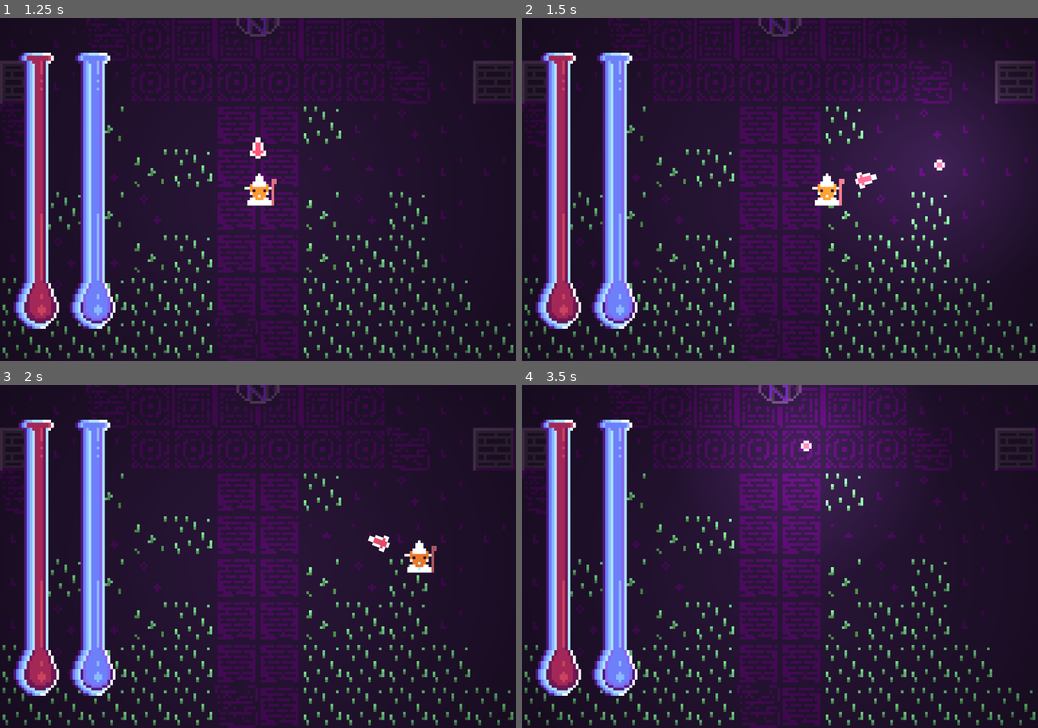
Above: before the commit, frames 1-4 (two rows, left to right).
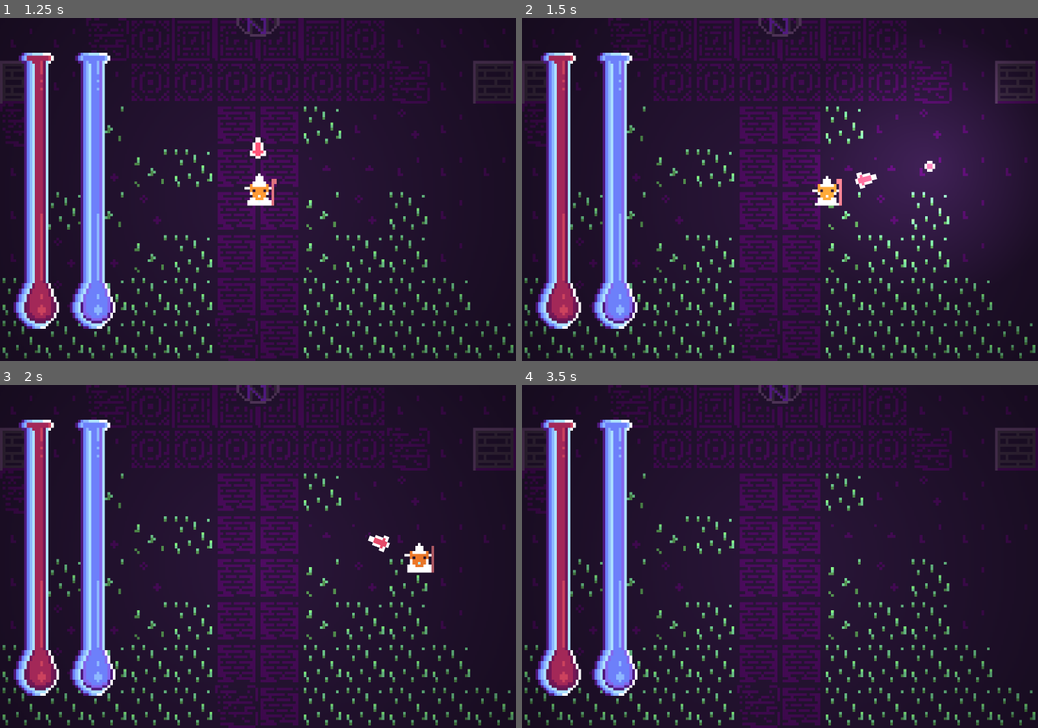
Above: after the commit, the same moments.

Repository: Kolbias/GGJ2026
Game: Godot game, scene res://Data/Maps/world.tscn
The game is run twice, just before and just after one commit, with the same random seed, the same clock (stepped at 60 frames per second) and the same inputs.
Inputs (mouse positions are in pixels of both pictures, inside the frame that each line leads up to):
- Up to frame 1 (1.25 s): click "Play" at 0.5 s
- Up to frame 2 (1.5 s): tap Enter at 1.25 s; move the mouse to (893, 172) at 1.27 s; press the mouse at (893, 172) at 1.28 s; hold D (MoveRight) from 1.28 s (still down)
- Up to frame 3 (2 s): keep holding D (MoveRight)
- Up to frame 4 (3.5 s): move the mouse to (676, 573) at 2.02 s; release D (MoveRight) at 2.03 s; release the mouse at (676, 573) at 2.03 s; hold S (MoveDown) 2.03-2.78 s; tap E (MaskNext) at 2.1 s; click (676, 573) at 2.3 s; move the mouse to (831, 481) at 2.77 s; hold D (MoveRight) from 2.78 s (still down); hold Q (MaskPrev) from 2.78 s (still down); click (831, 481) at 3.05 s

Frame 1 is identical in both runs. In frame 2, 0.2% of the frame differs, in the area x 56-82%, y 41-55%; in frame 3, less than 0.1%; in frame 4, 8.0%, in the area x 37-73%, y 0-44%.

Commit message:
Added Fire Rate for bullets
- Added Fire Rate (shots per second) in the mask resource and set fox to 3 and the others to 1
- Now you can hold down the fire button instead of spam clicking

Diff:
--- a/ggj-2026-maskuerade/Data/Characters/mask.gd
+++ b/ggj-2026-maskuerade/Data/Characters/mask.gd
@@ -5,6 +5,8 @@
 
 var currentMask : MaskResource = preload("res://Data/Resources/Masks/EmptyMask.tres")
 
+var currentWeaponTimer : float = 0.0
+var canFireProjectile : bool = true
 @export var projectile : PackedScene
 
 @onready var mask_sprite: Sprite2D = %MaskSprite
@@ -13,12 +15,20 @@
 func _ready() -> void:
 	pass
 
-func _process(_delta: float) -> void:
+func _process(delta: float) -> void:
 	shoot_point.look_at(get_global_mouse_position())
 
-func _unhandled_input(event: InputEvent) -> void:
-	if event.is_action_pressed("Shoot"):
-		GameEvents.shot_fired.emit(shoot_point.global_position, get_global_mouse_position(), currentMask.maskType)
+	if currentWeaponTimer > 0.0:
+		currentWeaponTimer -= delta
+		if currentWeaponTimer <= 0.0:
+			canFireProjectile = true
+
+	if canFireProjectile == true:
+		if Input.is_action_pressed("Shoot"):
+			currentWeaponTimer = (1.0 / currentMask.projectileFireRate)
+			canFireProjectile = false
+			GameEvents.shot_fired.emit(shoot_point.global_position, get_global_mouse_position(), currentMask.projectileType)
+
 
 func SetMask(maskRes : MaskResource):
 	currentMask = maskRes
--- a/ggj-2026-maskuerade/Data/Characters/player.tscn
+++ b/ggj-2026-maskuerade/Data/Characters/player.tscn
@@ -47,7 +47,7 @@
 }],
 "loop": true,
 "name": &"run",
-"speed": 5.0
+"speed": 8.0
 }]
 
 [sub_resource type="Curve" id="Curve_loqsb"]
@@ -77,6 +77,8 @@
 [node name="BaseSprite" type="AnimatedSprite2D" parent="."]
 texture_filter = 1
 sprite_frames = SubResource("SpriteFrames_fq6r7")
+animation = &"run"
+frame_progress = 0.58596295
 
 [node name="AfterImage" type="GPUParticles2D" parent="BaseSprite"]
 emitting = false
--- a/ggj-2026-maskuerade/Data/Resources/Masks/FoxMask.tres
+++ b/ggj-2026-maskuerade/Data/Resources/Masks/FoxMask.tres
@@ -11,4 +11,5 @@
 script = ExtResource("1_iq7ue")
 maskName = "Fox Mask"
 maskSprite = SubResource("AtlasTexture_t81iq")
+projectileFireRate = 3.0
 metadata/_custom_type_script = "uid://cqkn2eqhcgslb"
--- a/ggj-2026-maskuerade/Scripts/Equipment/MaskResource.gd
+++ b/ggj-2026-maskuerade/Scripts/Equipment/MaskResource.gd
@@ -4,4 +4,6 @@
 
 @export var maskName : String = "empty"
 @export var maskSprite : Texture2D = AtlasTexture.new()
-@export var maskType : String = "default"
+
+@export var projectileType : String = "default"
+@export var projectileFireRate : float = 1.0
--- a/ggj-2026-maskuerade/Scripts/Projectile_Manager.gd
+++ b/ggj-2026-maskuerade/Scripts/Projectile_Manager.gd
@@ -10,7 +10,7 @@
 	"default": {
 		speed = 5.0,
 		damage = 2,
-		max_count = 5
+		max_count = 20
 	},
 	"bounce": {
 		speed = 3.0,
